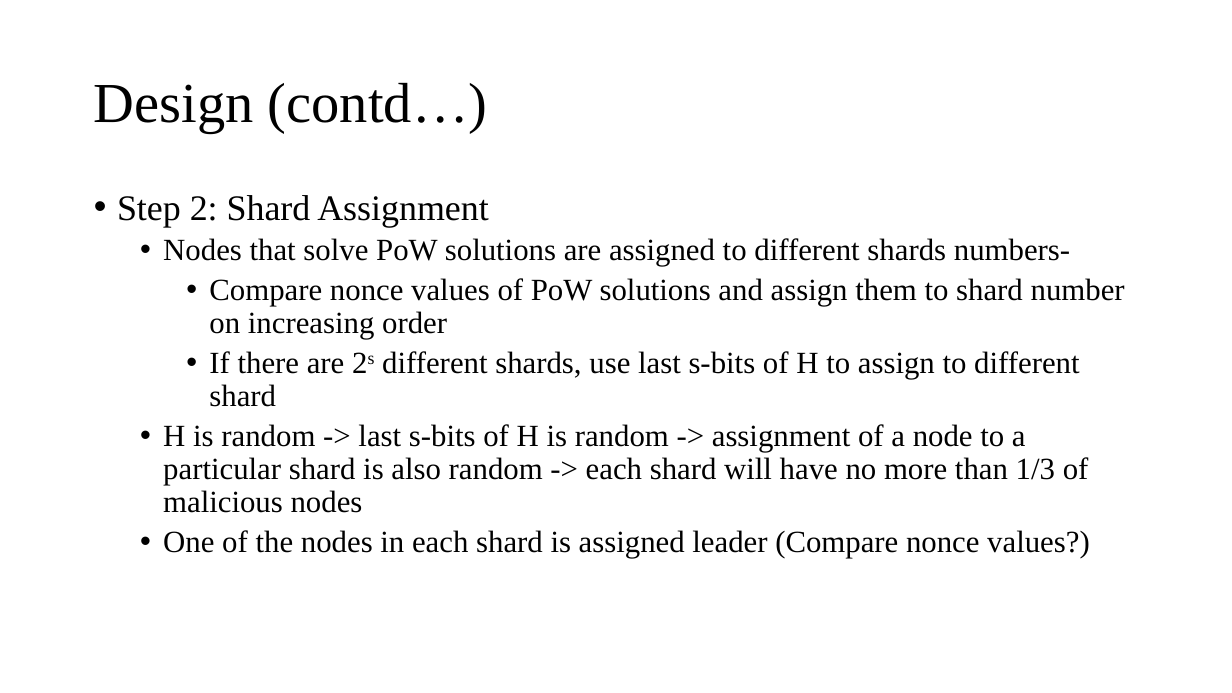
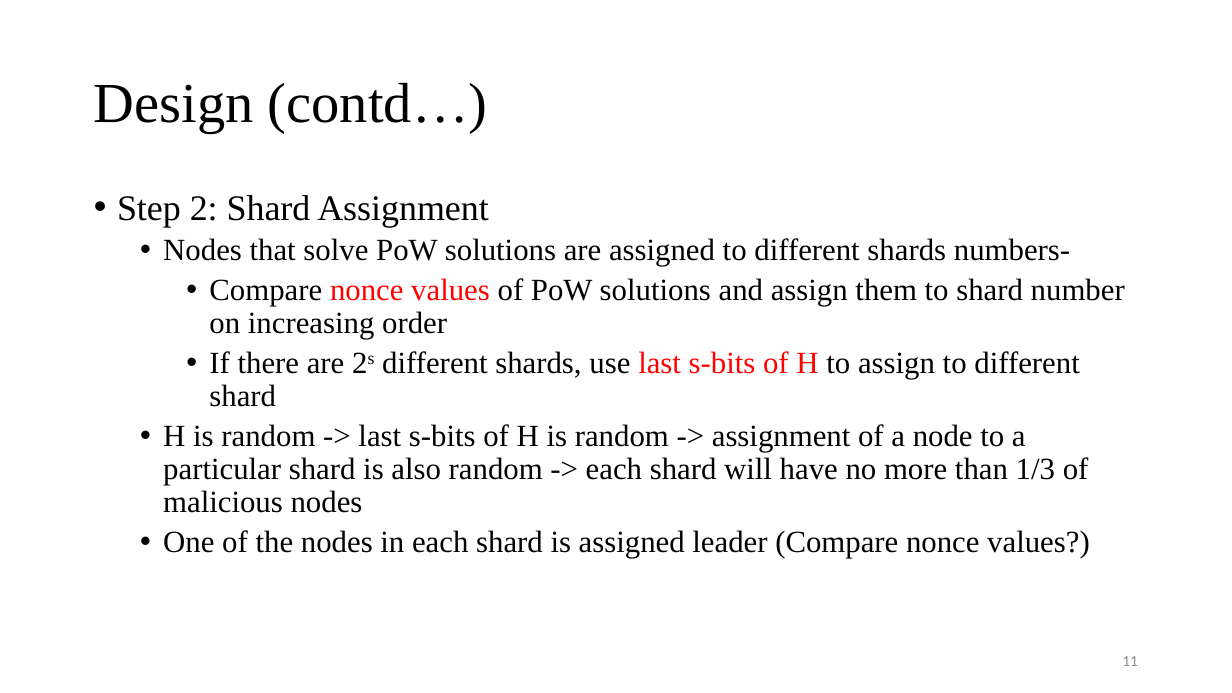
Before and after one commit to Tsajan/2018FallSemPOSTECH, a slide deck: slide 11 of CSED601 Dependable Computing/Sharding.pptx. Drawn at 1232x693 pixels with LibreOffice and Linux fonts; fonts in the diff are those of the drawing. Boxes give left, top, right and bottom in pixels: in the first picture for what was removed or moved away, otherwise in the second. Text is boxed around its words. In the diff, an @@ line names an element or a change of style, - is before the commit and + after.

```diff
--- a/CSED601 Dependable Computing/Sharding.pptx
+++ b/CSED601 Dependable Computing/Sharding.pptx
@@ text at (209,278,1125,407): text colour #000000 to #FF0000 in "nonce values", "last s-bits of H" @@
@@ page number added at (1122,656,1138,666), 12 pt, text #8C8C8C @@
+11
```
Also in this commit, not shown: 22 other slides changed, 4 other files.
